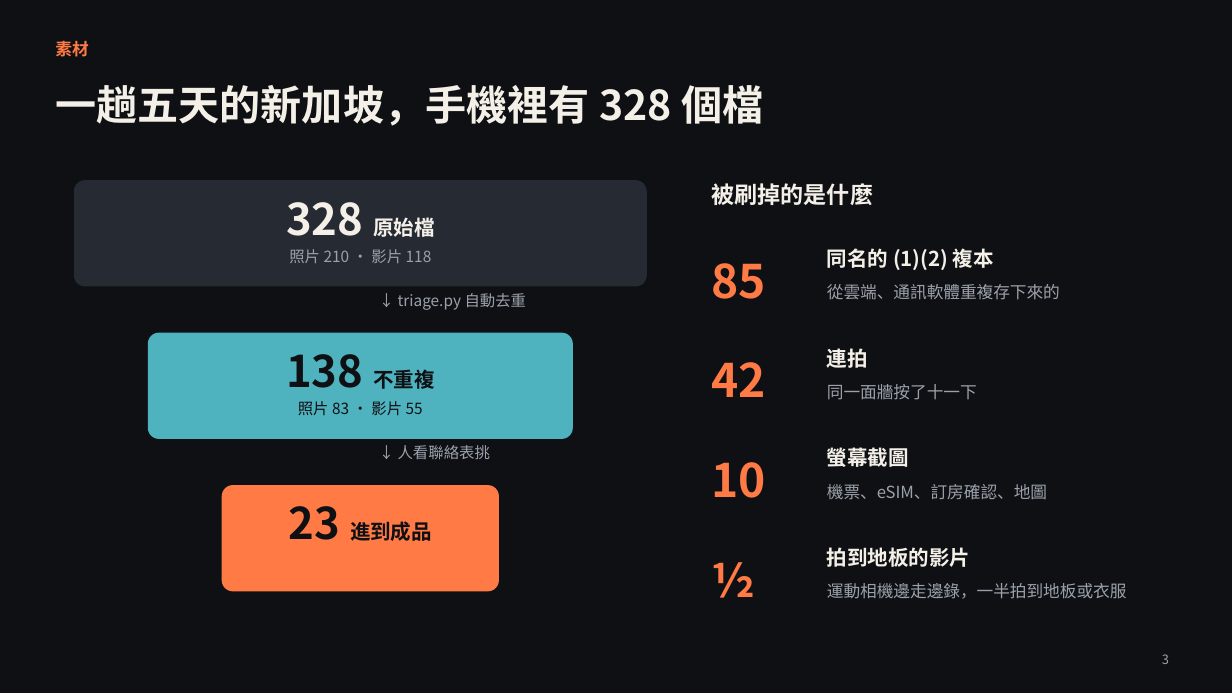
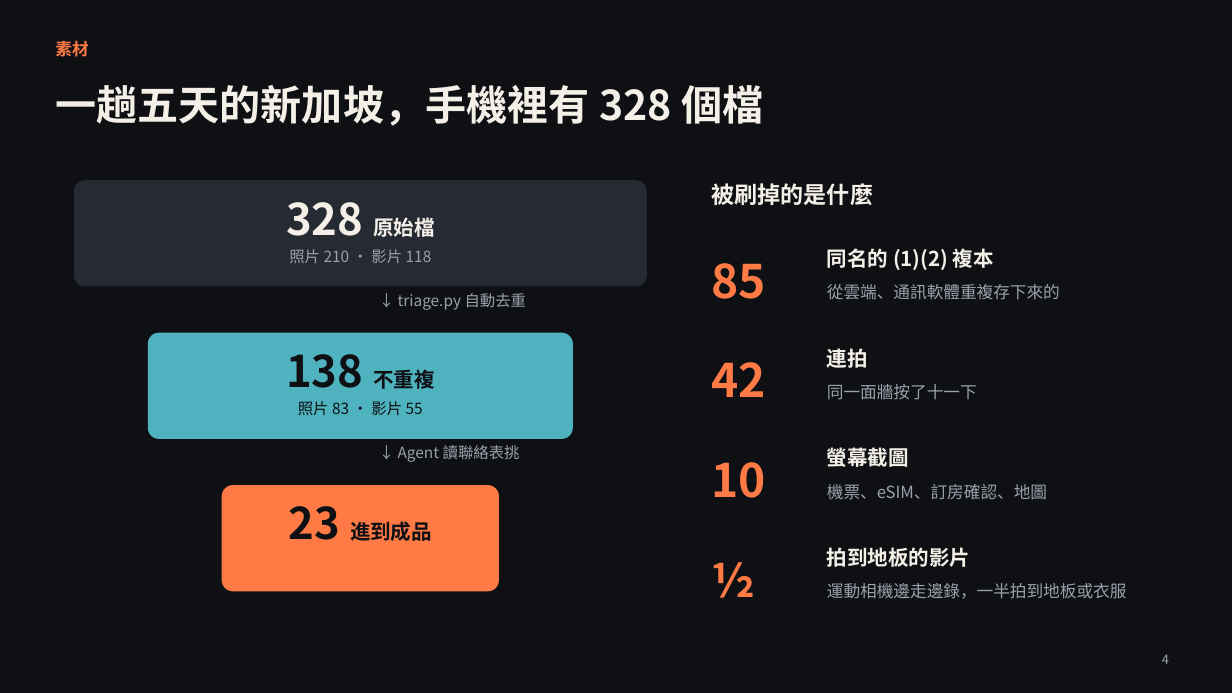
Before and after one commit to dwhao84/beat-reel, a slide deck: slide 4 of docs/slides/短影音製作分享.pptx (slide 3 before the commit). Drawn at 1232x693 pixels with LibreOffice and Linux fonts; fonts in the diff are those of the drawing. Boxes give left, top, right and bottom in pixels: in the first picture for what was removed or moved away, otherwise in the second. Text is boxed around its words. In the diff, an @@ line names an element or a change of style, - is before the commit and + after.

```diff
--- a/docs/slides/短影音製作分享.pptx
+++ b/docs/slides/短影音製作分享.pptx
@@ text at <box>398,445,520,462</box>: text changed @@
-↓ 人看聯絡表挑
+↓ Agent 讀聯絡表挑
@@ page number at <box>1162,654,1169,664</box>: text changed @@
-3
+4
```
Also in this commit, not shown: 7 other slides changed, 3 slides added.
